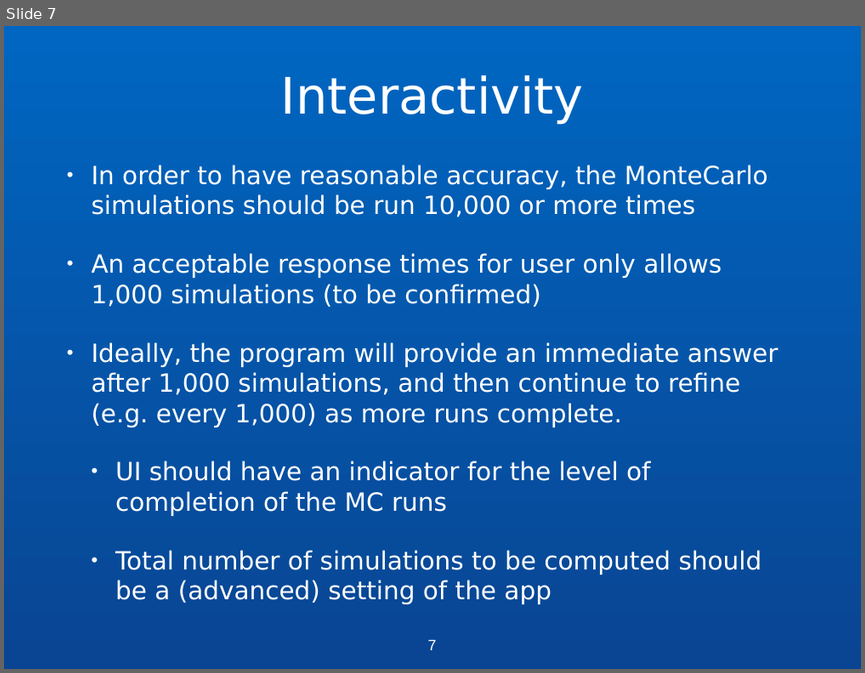
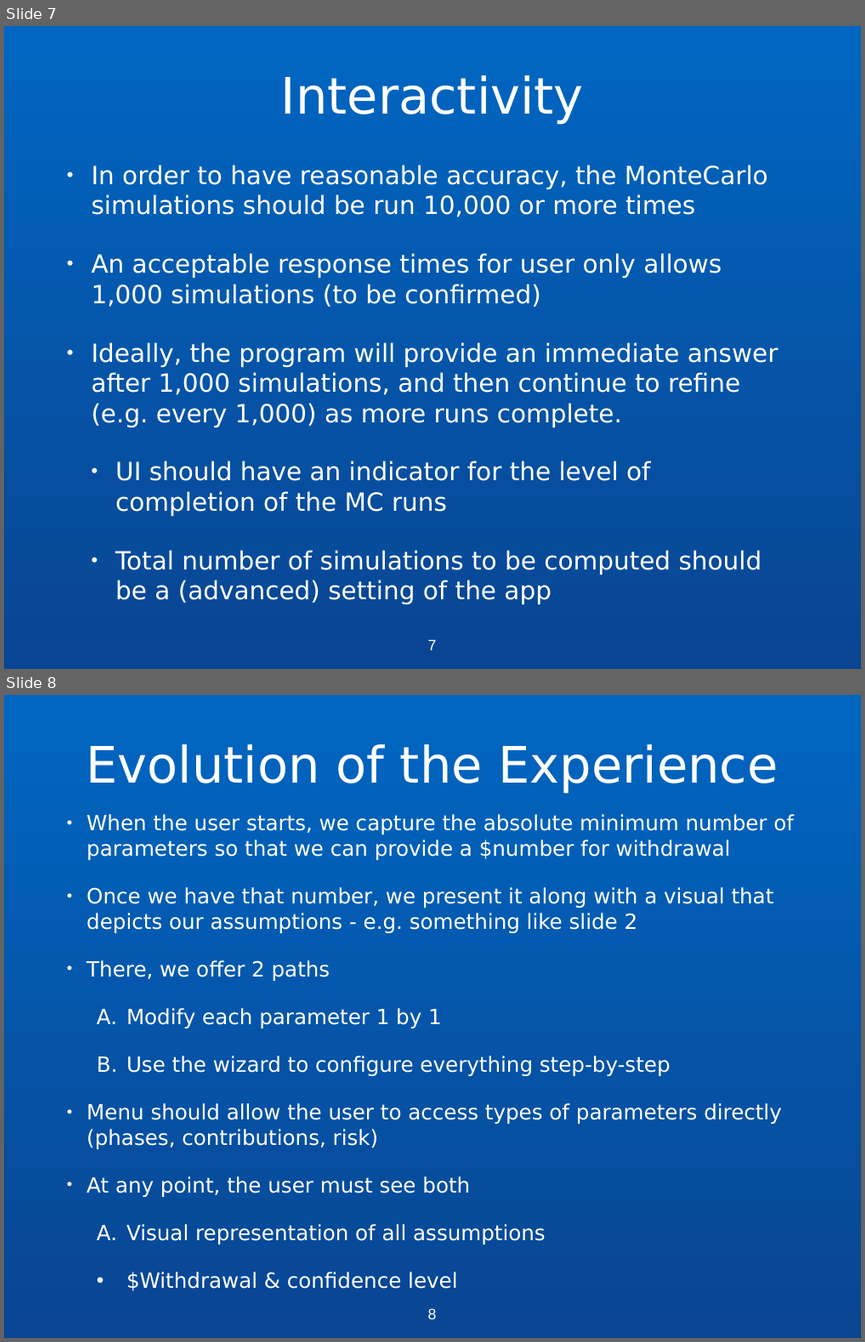
Before and after one commit to nfraenkel/Peace-of-Mind, a slide deck: Core Visual.ppt. Shown one above the other, each under a label of ours: slide 7 before the commit, slides 7 and 8 after it. The pictures are 865x673 and 865x1342 pixels, drawn with LibreOffice and Linux fonts; fonts in the diff are those of the drawing. Boxes give left, top, right and bottom in pixels: in the first picture for what was removed or moved away, otherwise in the second. Text is boxed around its words. In the diff, an @@ line names an element or a change of style, - is before the commit and + after.

```diff
--- a/Core Visual.ppt
+++ b/Core Visual.ppt
@@ slide 8 added at [4, 695, 861, 1338], background gradient #0066C1 to #094593 @@
@@ title added at [86, 744, 778, 794], 60 pt, text #FFFFFF @@
+Evolution of the Experience
@@ text added at [86, 814, 794, 1291], 25 pt, text #FFFFFF @@
+• When the user starts, we capture the absolute minimum number of parameters so that we can provide a $number for withdrawal
+• Once we have that number, we present it along with a visual that depicts our assumptions - e.g. something like slide 2
+• There, we offer 2 paths
+  A. Modify each parameter 1 by 1
+  B. Use the wizard to configure everything step-by-step
+• Menu should allow the user to access types of parameters directly (phases, contributions, risk)
+• At any point, the user must see both
+  A. Visual representation of all assumptions
+  • $Withdrawal & confidence level
@@ page number added at [424, 1304, 440, 1329], 18 pt, text #FFFFFF @@
+8
```
Also in this commit, not shown: 1 other slide added, 2 other files.
